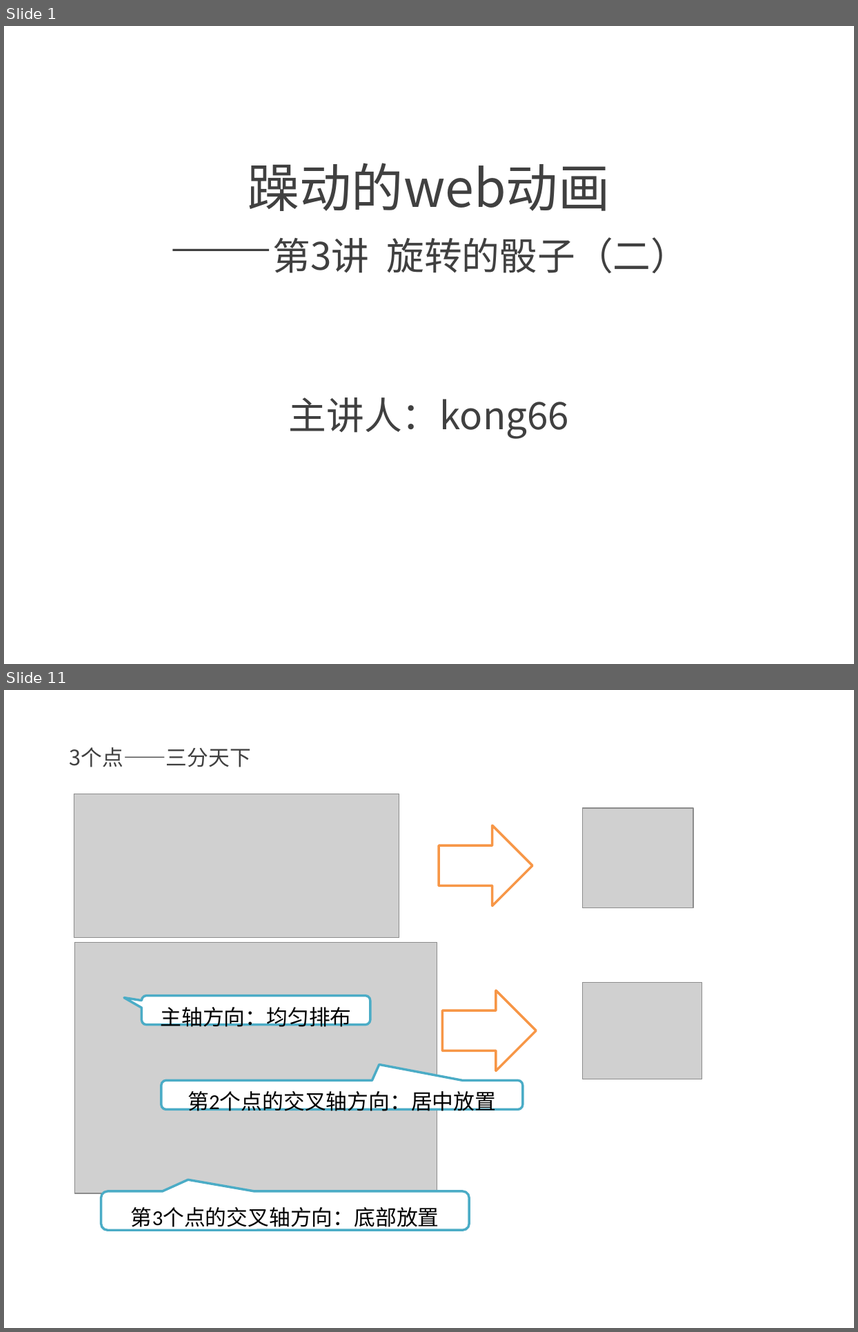
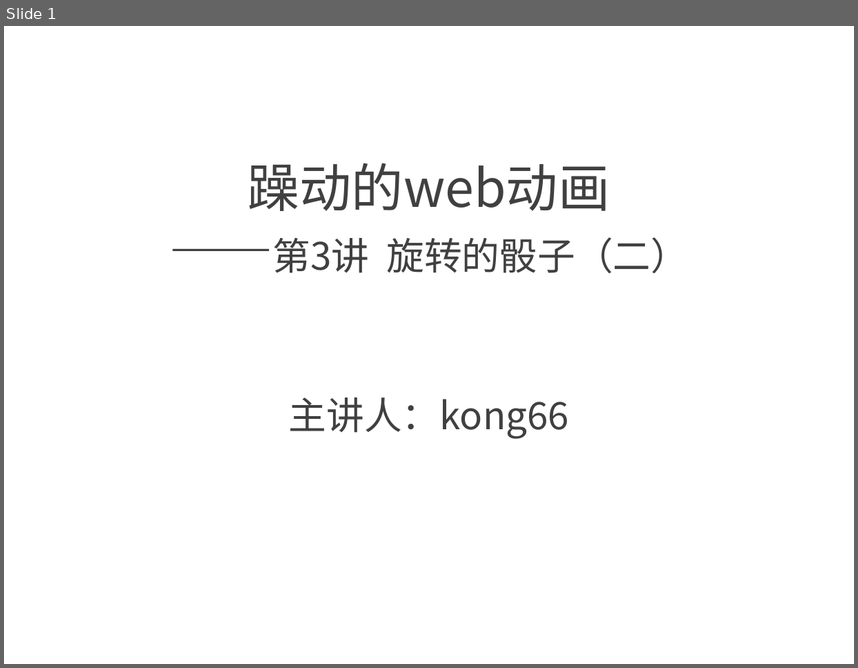
Before and after one commit to kong66/webAni, a slide deck: 3-dice2/dice.pptx. Shown one above the other, each under a label of ours: slides 1 and 11 before the commit, slide 1 after it; the slides between them are not shown. The pictures are 858x1332 and 858x668 pixels, drawn with LibreOffice and Linux fonts; fonts in the diff are those of the drawing; grey boxes stand for pictures. Boxes give left, top, right and bottom in pixels: in the first picture for what was removed or moved away, otherwise in the second. Text is boxed around its words. In the diff, an @@ line names an element or a change of style, - is before the commit and + after.

```diff
--- a/3-dice2/dice.pptx
+++ b/3-dice2/dice.pptx
@@ slide 11 removed at (4, 690, 854, 1328), background #FFFFFF @@
@@ text removed at (69, 747, 250, 767) @@
-3个点——三分天下
@@ picture removed at (74, 793, 399, 938) @@
@@ picture removed at (583, 808, 693, 909) @@
@@ right arrow removed at (439, 825, 532, 905) @@
@@ picture removed at (74, 943, 437, 1193) @@
@@ rounded speech box removed at (142, 995, 370, 1024) @@
-主轴方向：均匀排布
@@ right arrow removed at (443, 990, 536, 1070) @@
@@ picture removed at (583, 983, 703, 1079) @@
@@ rounded speech box removed at (161, 1080, 523, 1109) @@
-第2个点的交叉轴方向：居中放置
@@ rounded speech box removed at (101, 1191, 469, 1230) @@
-第3个点的交叉轴方向：底部放置
```
Also in this commit, not shown: 5 slides changed, 7 slides added, 26 other slides removed, 3 other files.
